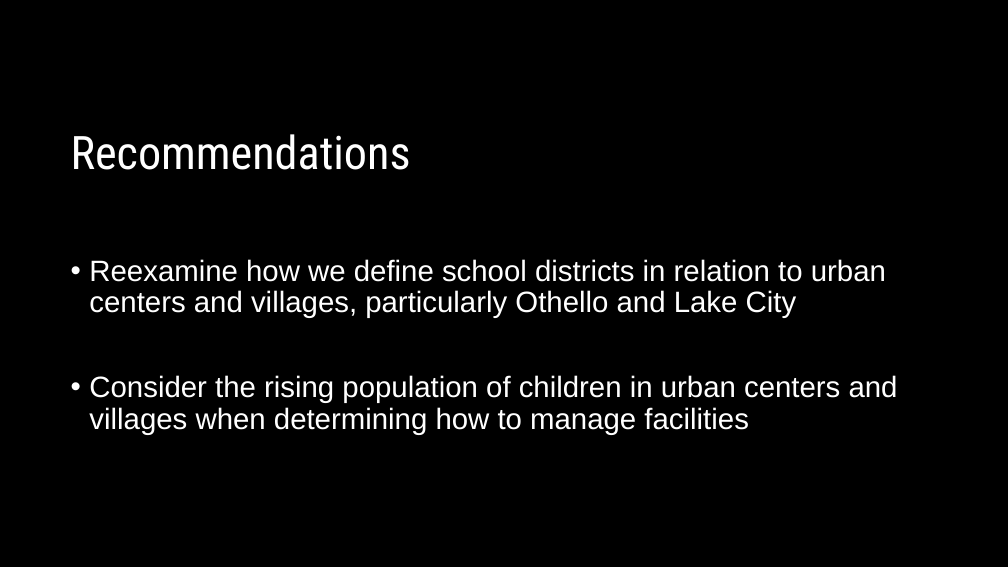
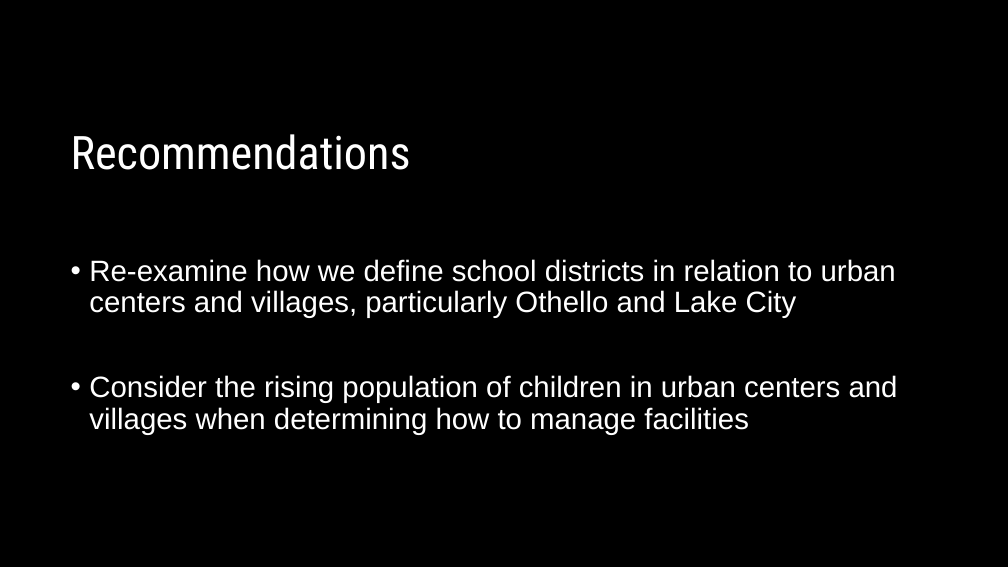
Before and after one commit to lauraminter/seattle-kids, a slide deck: slide 12 of assets/Seattle-kids-slides.pptx. Drawn at 1008x567 pixels with LibreOffice and Linux fonts; fonts in the diff are those of the drawing. Boxes give left, top, right and bottom in pixels: in the first picture for what was removed or moved away, otherwise in the second. Text is boxed around its words. In the diff, an @@ line names an element or a change of style, - is before the commit and + after.

```diff
--- a/assets/Seattle-kids-slides.pptx
+++ b/assets/Seattle-kids-slides.pptx
@@ text at <box>89,259,896,318</box>: text changed @@
-• Reexamine how we define school districts in relation to urban centers and villages, particularly Othello and Lake City
+• Re-examine how we define school districts in relation to urban centers and villages, particularly Othello and Lake City
```
Also in this commit, not shown: 5 other slides changed, 1 slide added, 1 slide removed, 1 other file.
